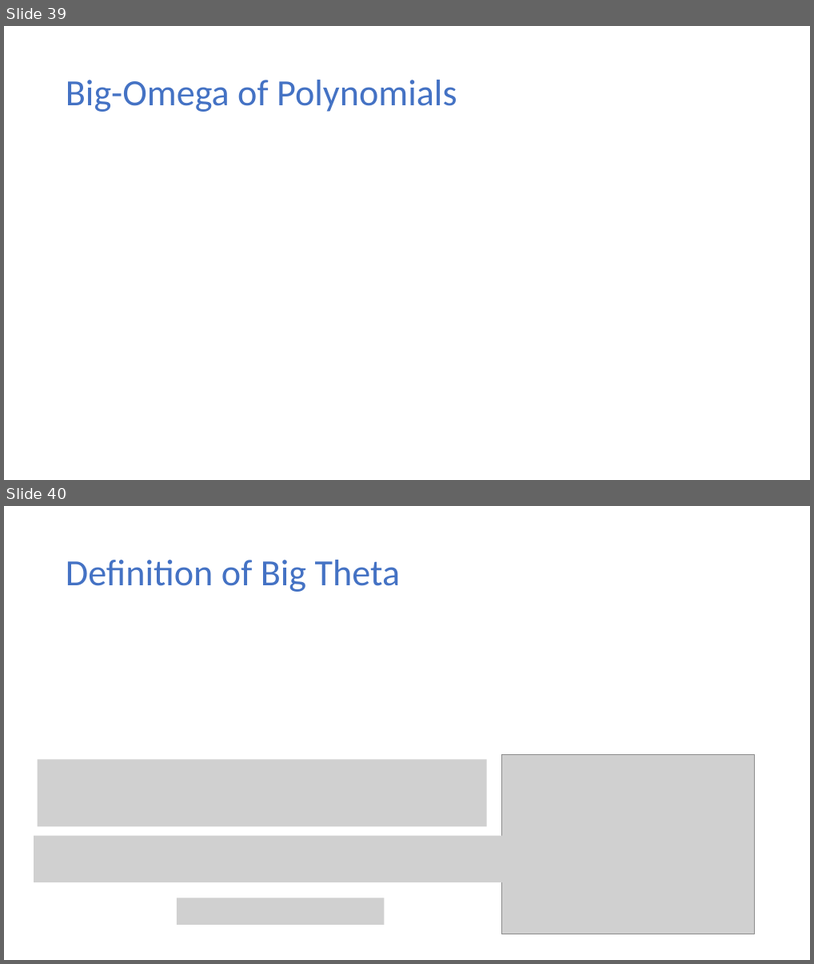
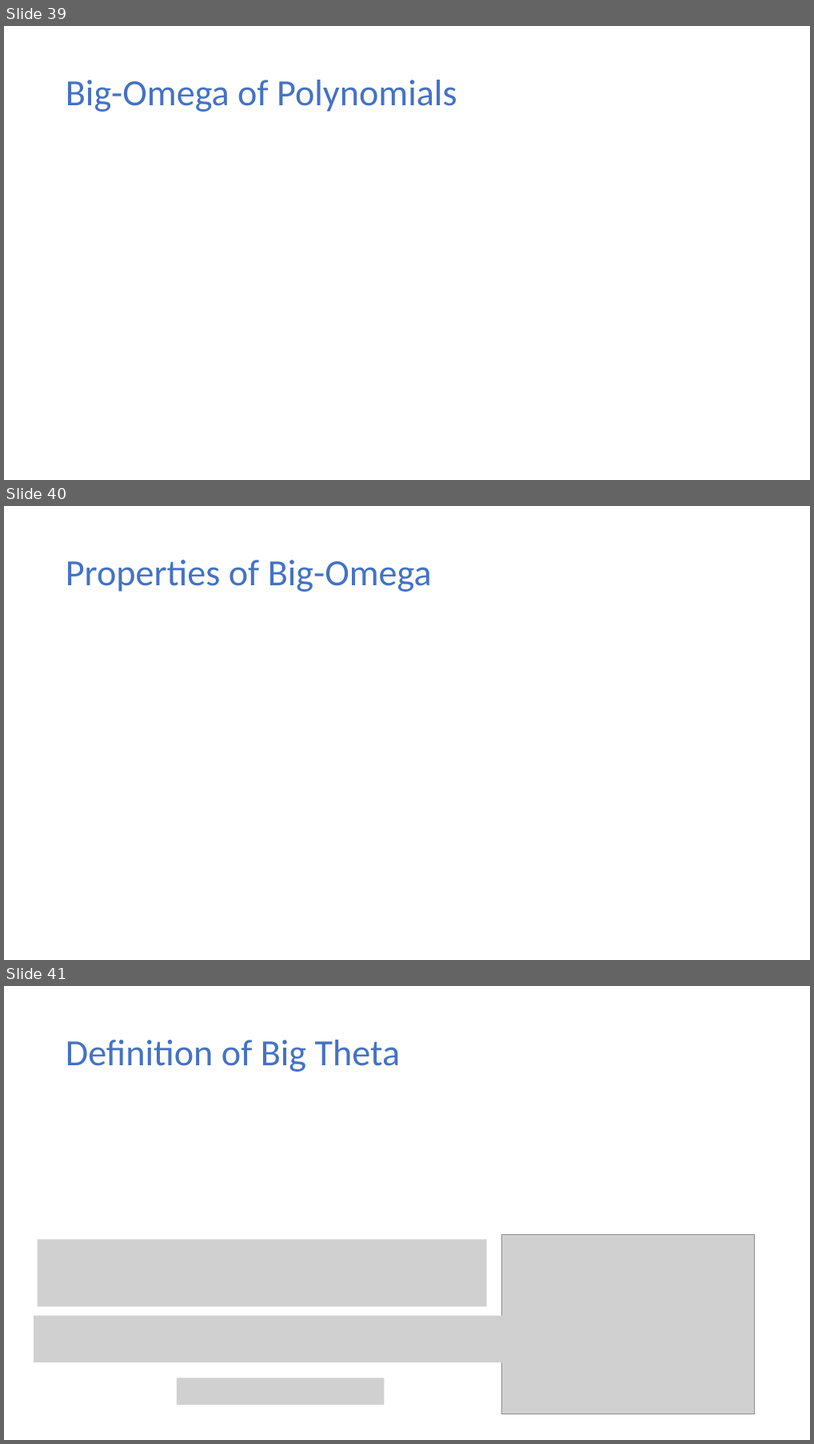
Before and after one commit to ekkapotc/EA, a slide deck: Lectures/Lecture 1.pptx. Shown one above the other, each under a label of ours: slides 39 and 40 before the commit, slides 39, 40 and 41 after it. The pictures are 814x964 and 814x1444 pixels, drawn with LibreOffice and Linux fonts; fonts in the diff are those of the drawing; grey boxes stand for pictures. Boxes give left, top, right and bottom in pixels: in the first picture for what was removed or moved away, otherwise in the second. Text is boxed around its words. In the diff, an @@ line names an element or a change of style, - is before the commit and + after.

```diff
--- a/Lectures/Lecture 1.pptx
+++ b/Lectures/Lecture 1.pptx
@@ slide 40 added at (4,506,810,960), background #FFFFFF @@
@@ title added at (66,560,432,592), 44 pt, text #4472C4 @@
+Properties of Big-Omega
@@ what was slide 40 is now slide 41 @@
```
Also in this commit, not shown: 1 other file.
